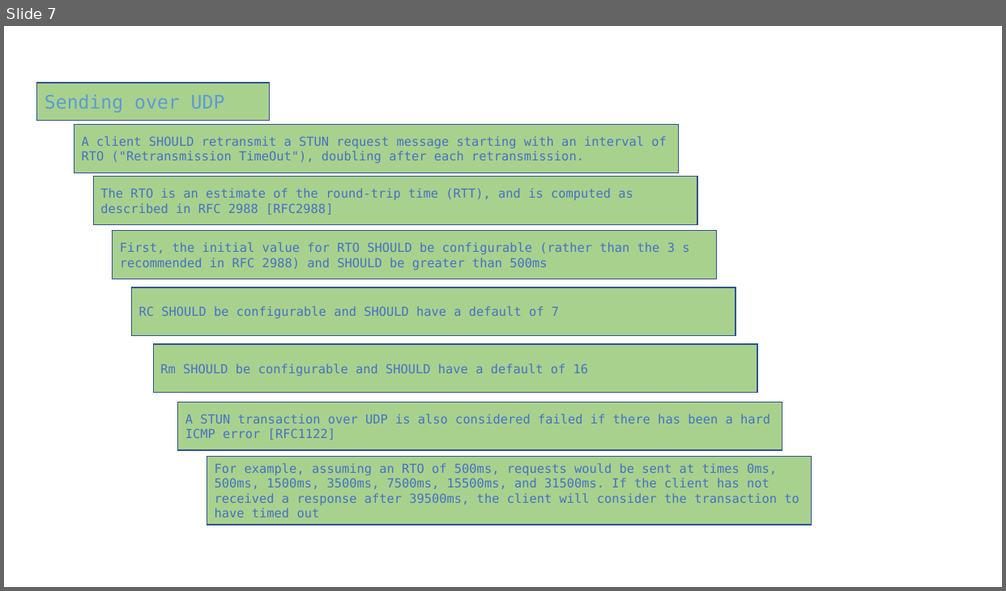
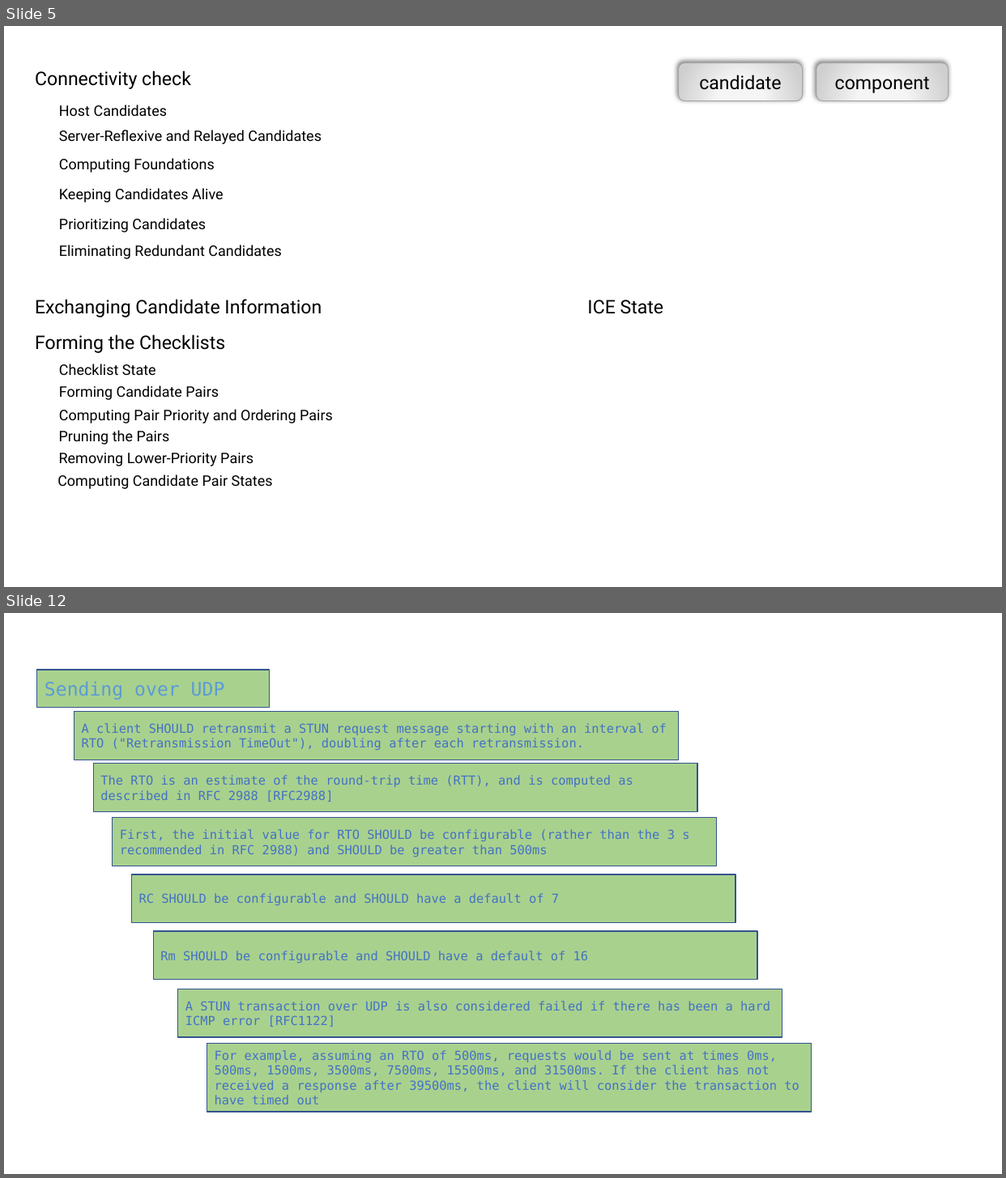
Before and after one commit to httpmail/ice, a slide deck: docs.pptx. Shown one above the other, each under a label of ours: slide 7 before the commit, slides 5 and 12 after it; the slides between them are not shown. The pictures are 1006x591 and 1006x1178 pixels, drawn with LibreOffice and Linux fonts; fonts in the diff are those of the drawing. Boxes give left, top, right and bottom in pixels: in the first picture for what was removed or moved away, otherwise in the second. Text is boxed around its words. In the diff, an @@ line names an element or a change of style, - is before the commit and + after.

Commit message:
pg_buffer, candidate implement

```diff
--- a/docs.pptx
+++ b/docs.pptx
@@ slide 5 added at (4,26,1002,587), background #FFFFFF @@
@@ rounded rectangle added at (679,62,803,101), fill gradient #F8F8F8 to #F5F5F5 to #CFCFCF, outline #A5A5A5 0.75 pt, 18 pt, text #000000 @@
+candidate
@@ rounded rectangle added at (816,62,948,101), fill gradient #F8F8F8 to #F5F5F5 to #CFCFCF, outline #A5A5A5 0.75 pt, 18 pt, text #000000 @@
+component
@@ group added at (35,71,322,259): 7 texts @@
+Connectivity check
+Host Candidates
+Server-Reflexive and Relayed Candidates
+Computing Foundations
+Keeping Candidates Alive
+Prioritizing Candidates
+Eliminating Redundant Candidates
@@ text added at (587,300,664,314), 18 pt, text #000000 @@
+ICE State
@@ group added at (35,299,333,489): 8 texts @@
+Exchanging Candidate Information
+Forming the Checklists
+Checklist State
+Forming Candidate Pairs
+Computing Pair Priority and Ordering Pairs
+Pruning the Pairs
+Removing Lower-Priority Pairs
+Computing Candidate Pair States
@@ what was slide 7 is now slide 12 @@
```
Also in this commit, not shown: 12 slides changed, 7 other slides added, 5 slides removed, 17 other files.
